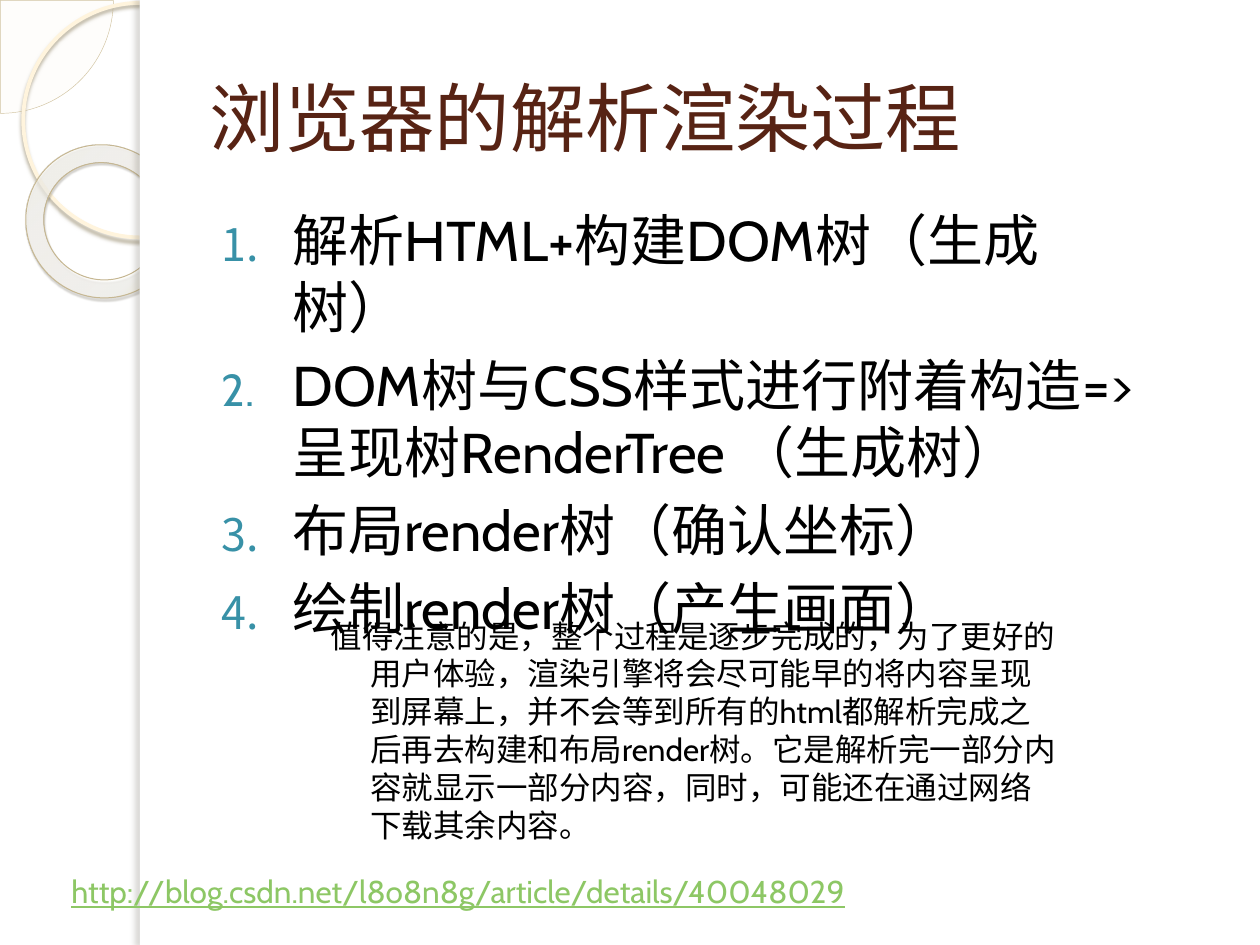
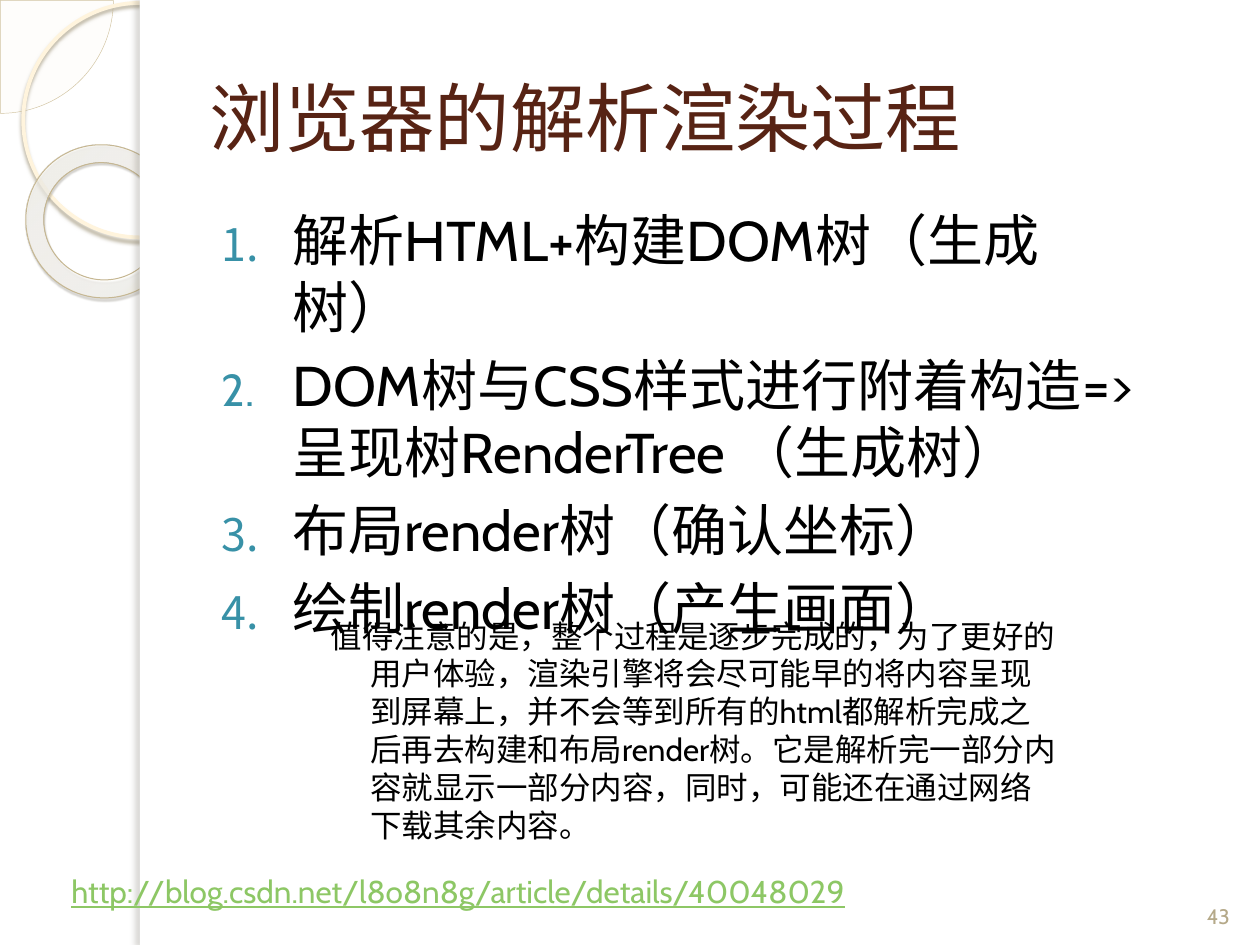
Before and after one commit to q315506754/algorithem, a slide deck: slide 43 of ps/js/演示文稿.pptx. Drawn at 1260x945 pixels with LibreOffice and Linux fonts; fonts in the diff are those of the drawing; background and template pictures are left out. Boxes give left, top, right and bottom in pixels: in the first picture for what was removed or moved away, otherwise in the second. Text is boxed around its words. In the diff, an @@ line names an element or a change of style, - is before the commit and + after.

```diff
--- a/ps/js/演示文稿.pptx
+++ b/ps/js/演示文稿.pptx
@@ page number added at [1207,909,1230,924], 12 pt, text #B6A98A @@
+43
```
Also in this commit, not shown: 46 other slides changed, 4 slides added, 4 slides removed.
